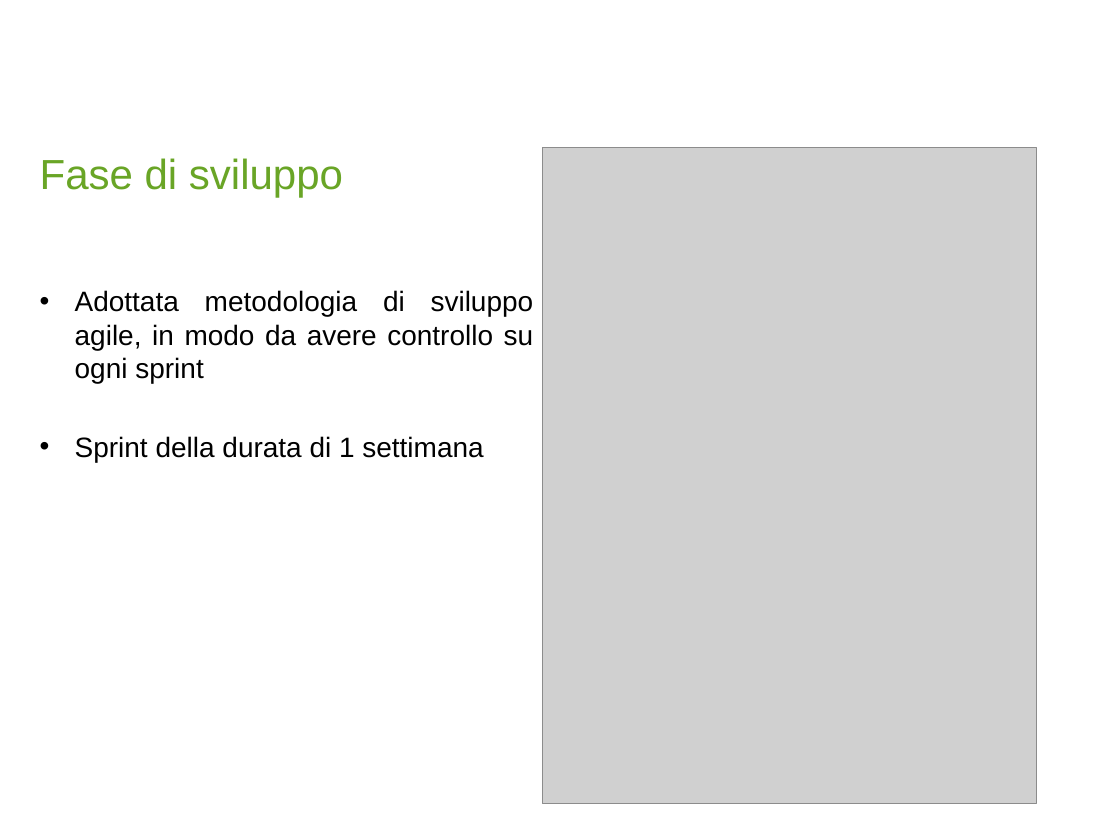
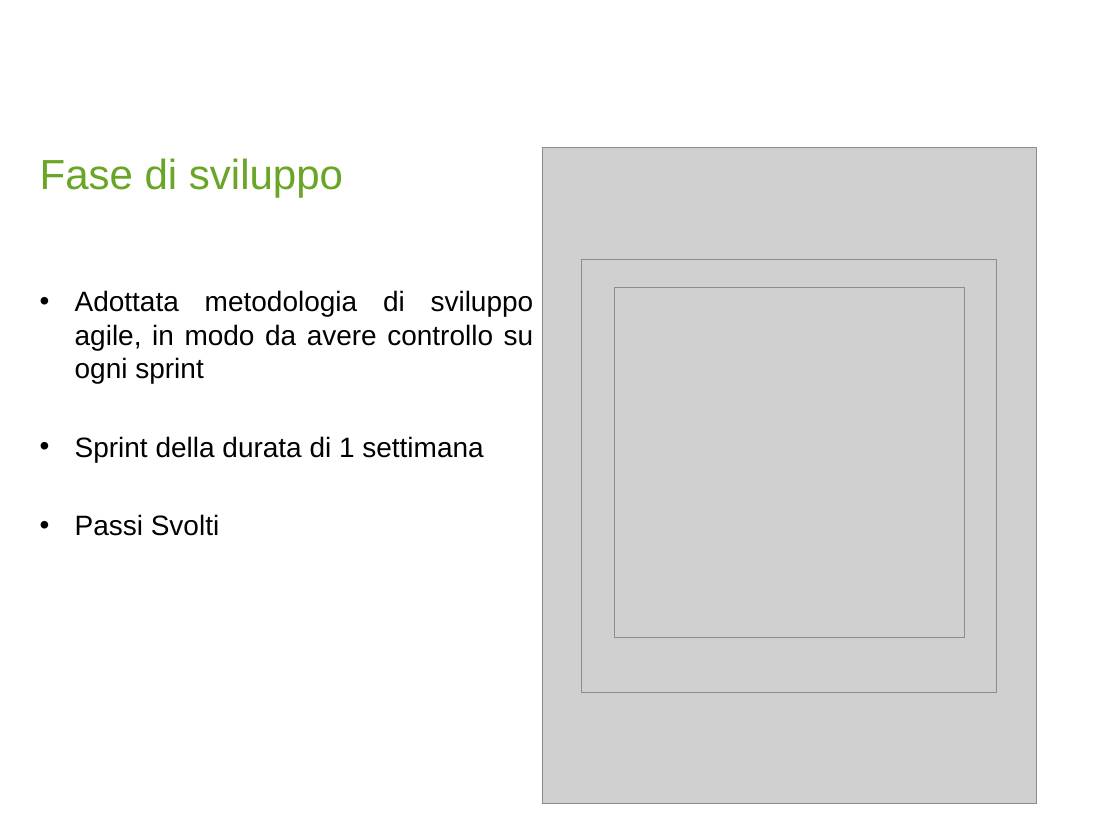
Before and after one commit to debonijonathan/ProgettoDiSemestre, a slide deck: slide 6 of presentazione/Presentazione_Progetti_di_Dipl.pptx. Drawn at 1120x840 pixels with LibreOffice and Linux fonts; fonts in the diff are those of the drawing; grey boxes stand for pictures; background and template pictures are left out. Boxes give left, top, right and bottom in pixels: in the first picture for what was removed or moved away, otherwise in the second. Text is boxed around its words. In the diff, an @@ line names an element or a change of style, - is before the commit and + after.

Commit message:
presentazione

```diff
--- a/presentazione/Presentazione_Progetti_di_Dipl.pptx
+++ b/presentazione/Presentazione_Progetti_di_Dipl.pptx
@@ picture added at (x1=581, y1=259, x2=997, y2=692) @@
@@ picture added at (x1=614, y1=288, x2=963, y2=637) @@
@@ text at (x1=75, y1=514, x2=219, y2=536): paragraph added @@
+• Passi Svolti
```
Also in this commit, not shown: 5 other slides changed.
